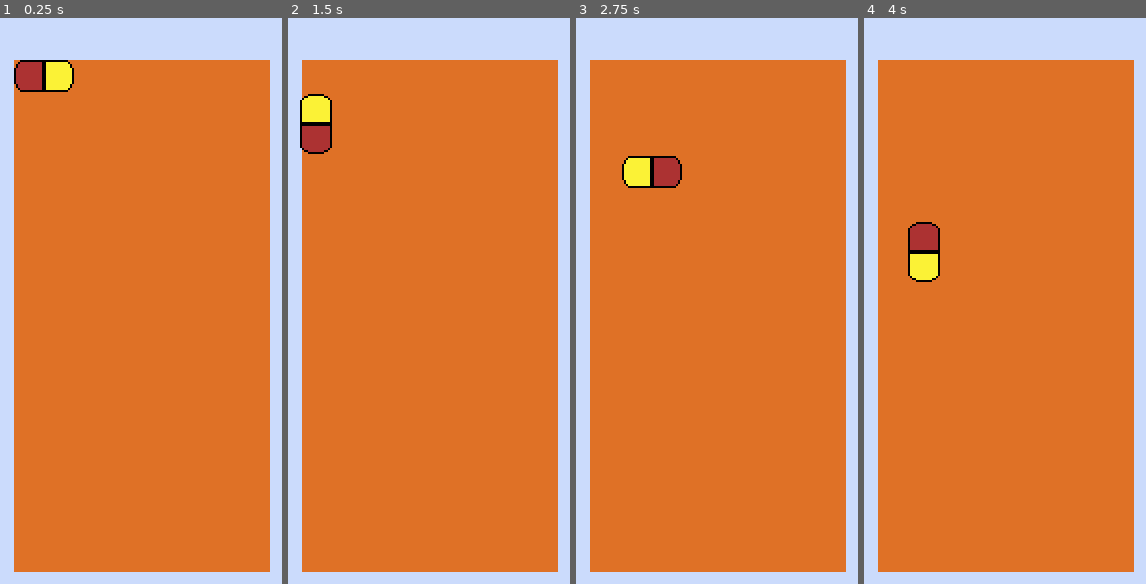
Above: before the commit, frames 1-4 (left to right).
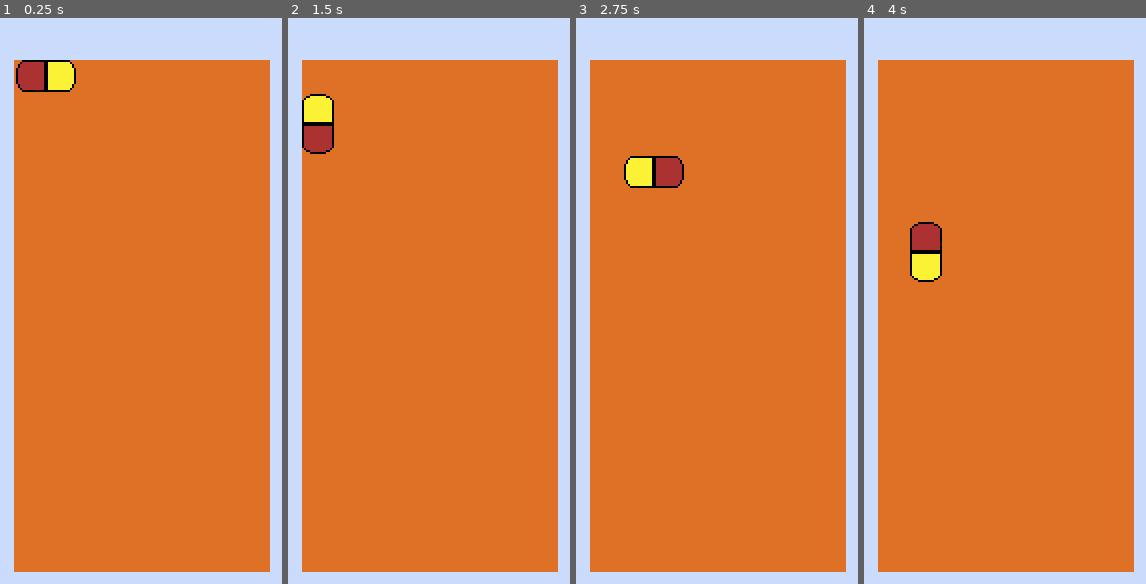
Above: after the commit, the same moments.

Repository: KurzweilTV/GodotWild67
Game: Godot game, scene res://levels/proto.tscn
Same seed, same stepped clock (60 frames per second), same inputs: the game is played once before the commit and once after it.
Inputs:
- Up to frame 1 (0.25 s): no input
- Up to frame 2 (1.5 s): tap Enter at 0.5 s; hold D (right) 0.53-1.28 s; hold Space (rotate) 0.53-1.28 s; hold A (left) from 1.28 s (still down); tap S (slam) at 1.35 s
- Up to frame 3 (2.75 s): tap Enter at 2 s; release A (left) at 2.03 s; hold D (right) from 2.03 s (still down); hold Space (rotate) from 2.03 s (still down)
- Up to frame 4 (4 s): release Space (rotate) at 2.78 s; tap S (slam) at 2.85 s; tap Enter at 3.5 s; release D (right) at 3.53 s; hold A (left) from 3.53 s (still down); hold Space (rotate) from 3.53 s (still down)

The runs differ from the first frame. In frame 1, 0.2% of the frame differs, in the area x 4-27%, y 7-14%; in frame 2, 0.3%, in the area x 4-17%, y 13-25%; in frame 3, 0.2%; in frame 4, 0.3%.

Commit message:
adds Pellet art and capsule locking

Diff:
--- a/globals/grid.gd
+++ b/globals/grid.gd
@@ -25,3 +25,10 @@
 	var pixel_x = grid_pos.x * 16 + origin.x
 	var pixel_y = grid_pos.y * 16 + origin.y
 	return Vector2(pixel_x, pixel_y)
+
+func set_cell_occupied(grid_pos, occupied: bool):
+	if grid_pos.x >= 0 and grid_pos.x < grid_width and grid_pos.y >= 0 and grid_pos.y < grid_height:
+		Grid[grid_pos.y][grid_pos.x] = occupied if true else null
+
+func check_for_line_clears() -> void:
+	print("Checked for Line Clears")
--- a/levels/proto.tscn
+++ b/levels/proto.tscn
@@ -10,8 +10,5 @@
 texture = ExtResource("1_bfcjq")
 centered = false
 
-[node name="Capsule" parent="." instance=ExtResource("2_0fuqp")]
-position = Vector2(263, 137)
-
-[node name="GridOrigin" type="Marker2D" parent="."]
-position = Vector2(256, 129)
+[node name="Capsule" parent="Sprite2D" instance=ExtResource("2_0fuqp")]
+position = Vector2(264, 137)
--- /dev/null
+++ b/scenes/Pellet.tscn
@@ -0,0 +1,10 @@
+[gd_scene load_steps=2 format=3 uid="uid://cj5bif0iivb4"]
+
+[sub_resource type="GDScript" id="GDScript_hy4px"]
+script/source = "extends Capsule
+
+
+"
+
+[node name="Pellet" type="Sprite2D"]
+script = SubResource("GDScript_hy4px")
--- a/scenes/capsule.gd
+++ b/scenes/capsule.gd
@@ -5,6 +5,7 @@
 const LEFT_EDGE : int = 0
 const FLOOR : int = 15
 
+var is_active_piece : bool = true
 var max_left : int = 0
 var max_right : int = 6
 var max_down : int = 15
@@ -16,12 +17,15 @@
 
 # Called when the node enters the scene tree for the first time.
 func _ready() -> void:
+	position = Vector2(264,137)
 	update_tick_speed()
 	self.frame = choose_random_piece()
 
 func _input(event: InputEvent) -> void:  # player input events
+	if not is_active_piece:
+		return
+
 	var movement_options = check_on_grid(position)
-
 	if event.is_action_pressed("left") and movement_options["left"]:
 		move_left()
 	if event.is_action_pressed("right") and movement_options["right"]:
@@ -97,6 +101,7 @@
 		can_move_right = false
 	if location.y >= max_down:
 		can_move_down = false
+		lock_piece()
 
 	return {
 		"left": can_move_left,
@@ -104,6 +109,9 @@
 		"down": can_move_down
 	}
 
+func lock_piece() -> void:
+	is_active_piece = false
+
 # signal functions
 func _on_ticker_timeout() -> void:
 	move_down()
--- a/scenes/capsule.tscn
+++ b/scenes/capsule.tscn
@@ -8,7 +8,6 @@
 texture = ExtResource("1_ko4cb")
 offset = Vector2(8, 2.08165e-12)
 hframes = 6
-frame = 3
 script = ExtResource("1_ehhrs")
 
 [node name="Ticker" type="Timer" parent="."]
Binary file added: art/background/Palette.aseprite
Binary file added: art/capsules/Pellet.aseprite
Binary file added: art/capsules/Pellet.png
Not shown, added: art/capsules/Pellet.png.import
